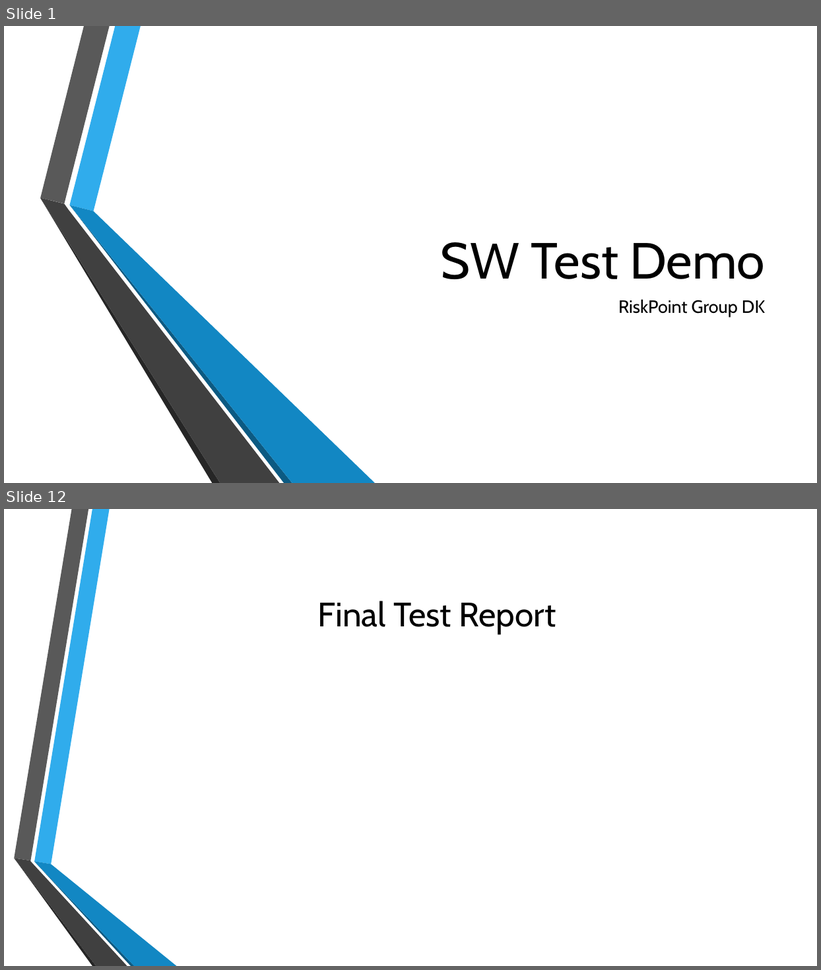
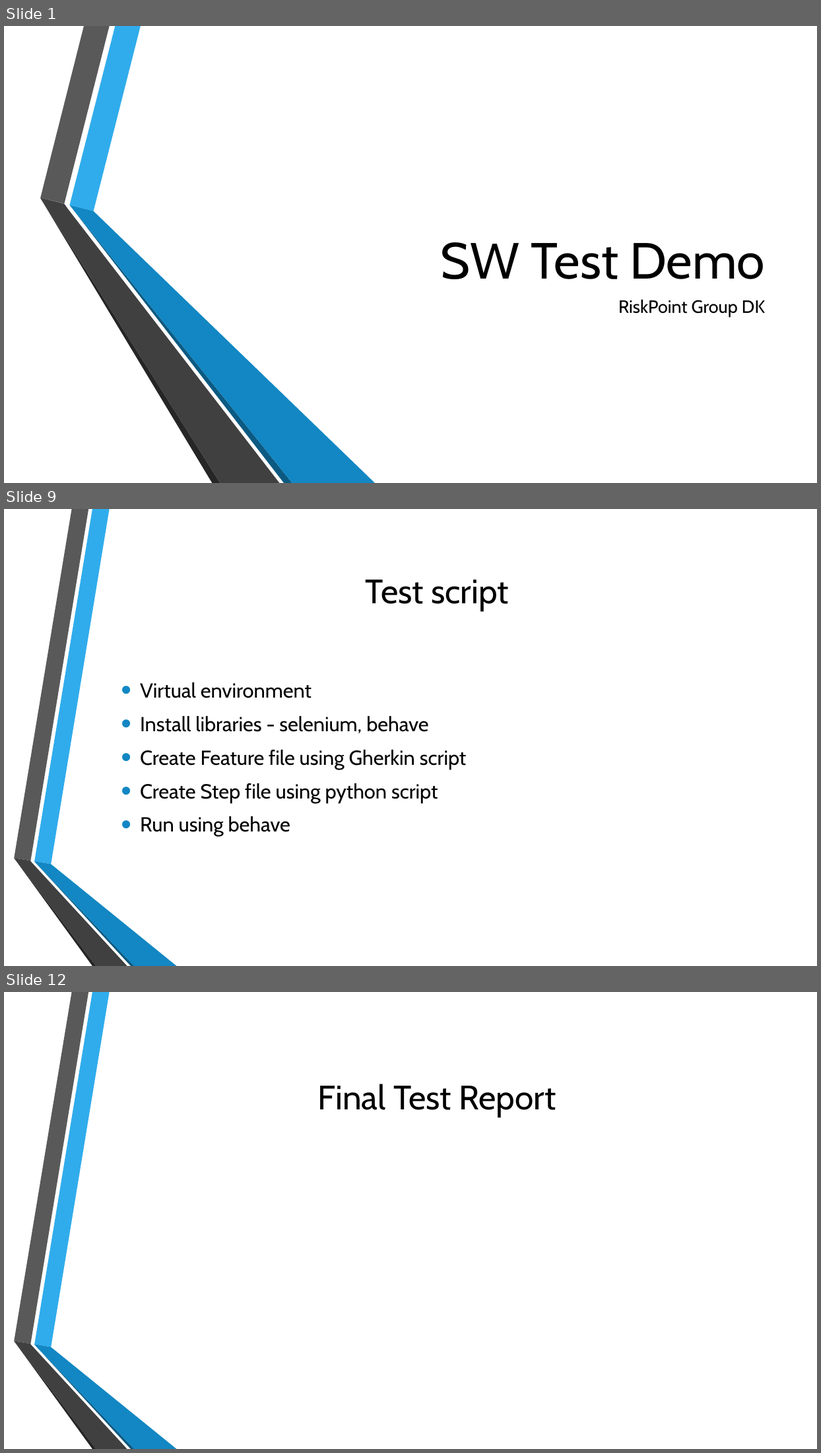
Before and after one commit to rohinitornal/riskpoint, a slide deck: SW Test Demo.pptx. Shown one above the other, each under a label of ours: slides 1 and 12 before the commit, slides 1, 9 and 12 after it; the slides between them are not shown. The pictures are 821x970 and 821x1453 pixels, drawn with LibreOffice and Linux fonts; fonts in the diff are those of the drawing; background and template pictures are left out. Boxes give left, top, right and bottom in pixels: in the first picture for what was removed or moved away, otherwise in the second. Text is boxed around its words. In the diff, an @@ line names an element or a change of style, - is before the commit and + after.

```diff
--- a/SW Test Demo.pptx
+++ b/SW Test Demo.pptx
@@ slide 9 added at (x1=4, y1=509, x2=817, y2=966), background picture (left out); not listed: 6 template elements that a slide beside it also shows @@
@@ title added at (x1=366, y1=580, x2=508, y2=611), 40 pt, text #000000 @@
+Test script
@@ text added at (x1=140, y1=683, x2=466, y2=836), 24 pt, text #000000 @@
+• Virtual environment
+• Install libraries - selenium, behave
+• Create Feature file using Gherkin script
+• Create Step file using python script
+• Run using behave
```
Also in this commit, not shown: 7 slides changed, 2 other slides added, 3 slides removed, 7 other files.
